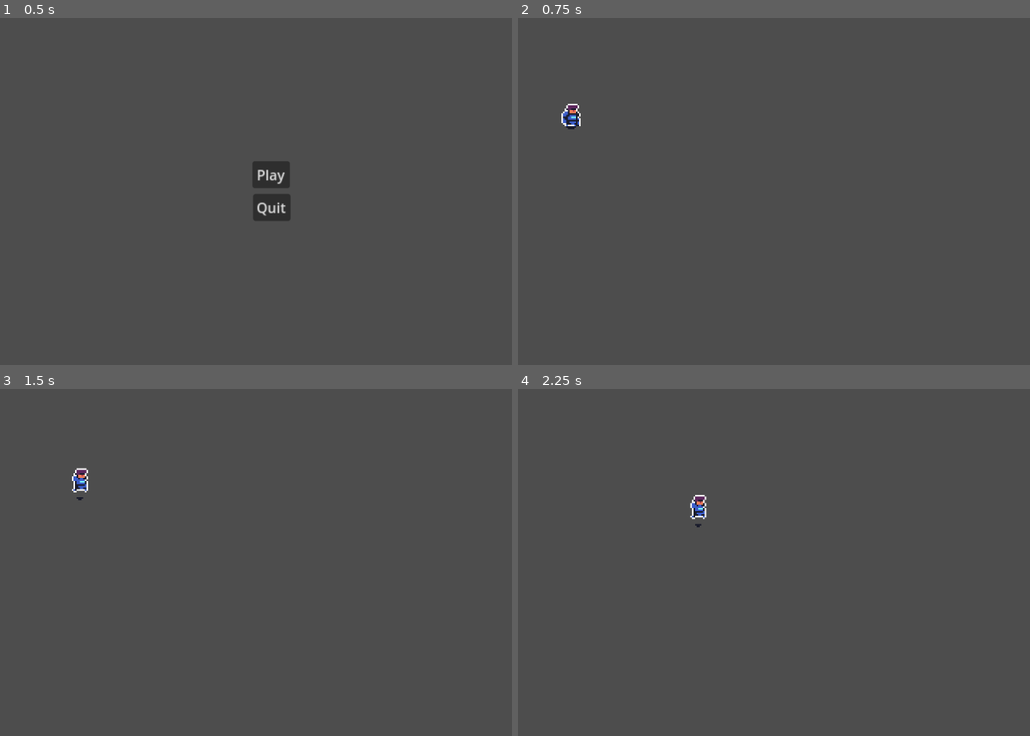
Above: before the commit, frames 1-4 (two rows, left to right).
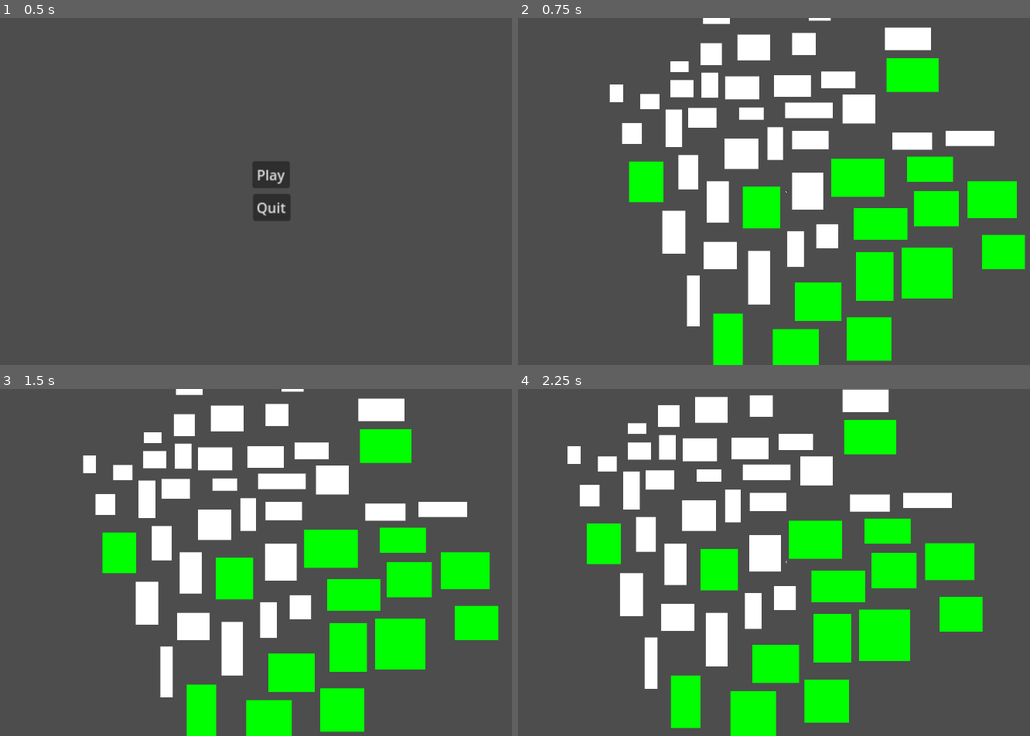
Above: after the commit, the same moments.

Repository: Dev-Makwana44/Lumishot
Game: Godot game, scene res://main.tscn
The game is run twice, just before and just after one commit, with the same random seed, the same clock (stepped at 60 frames per second) and the same inputs.
Inputs:
- Up to frame 1 (0.5 s): no input
- Up to frame 2 (0.75 s): click "Play" at 0.5 s
- Up to frame 3 (1.5 s): tap Enter at 1.25 s; hold Right (ui_right) from 1.28 s (still down)
- Up to frame 4 (2.25 s): release Right (ui_right) at 2.03 s; hold Down (ui_down) from 2.03 s (still down)

Frame 1 is identical in both runs. In frame 2, 28% of the frame differs, in the area x 8-100%, y 0-100%; in frame 3, 27%; in frame 4, 27%.

Commit message:
Began generating rooms.
Currently creates the rooms, separates them, and identifies the best 30% of rooms.

Diff:
--- a/Player/Player.gd
+++ b/Player/Player.gd
@@ -1,8 +1,9 @@
 extends CharacterBody2D
 
 
-const SPEED = 300.0
-const JUMP_VELOCITY = -400.0
+#const SPEED: float = 300.0
+const SPEED: float = 1000.0
+const JUMP_VELOCITY: float = -400.0
 
 
 @onready var anim = get_node("AnimatedSprite2D")
@@ -13,7 +14,7 @@
 func _physics_process(delta):
 	# Get the input direction and handle the movement/deceleration.
 	# As good practice, you should replace UI actions with custom gameplay actions.
-	var x_direction = Input.get_axis("ui_left", "ui_right")
+	var x_direction: int = Input.get_axis("ui_left", "ui_right")
 	if x_direction:
 		#velocity.x = x_direction * SPEED
 		velocity.x = move_toward(velocity.x, x_direction * SPEED, SPEED / 5)
@@ -24,7 +25,7 @@
 	else:
 		velocity.x = move_toward(velocity.x, 0, SPEED / 10)
 
-	var y_direction = Input.get_axis("ui_up", "ui_down")
+	var y_direction: int = Input.get_axis("ui_up", "ui_down")
 	if y_direction:
 		#velocity.y = y_direction * SPEED
 		velocity.y = move_toward(velocity.y, y_direction * SPEED, SPEED / 5)
--- a/Player/Player.tscn
+++ b/Player/Player.tscn
@@ -67,7 +67,4 @@
 animation = &"Idle"
 
 [node name="Camera2D" type="Camera2D" parent="."]
-limit_left = 0
-limit_top = 0
-limit_right = 1150
-limit_bottom = 650
+zoom = Vector2(0.1, 0.1)
--- a/main.gd
+++ b/main.gd
@@ -1,10 +1,9 @@
 extends Node2D
-
 
 # Called when the node enters the scene tree for the first time.
 func _ready():
 	pass # Replace with function body.
-
+	pass
 
 # Called every frame. 'delta' is the elapsed time since the previous frame.
 func _process(delta):
--- a/project.godot
+++ b/project.godot
@@ -15,6 +15,15 @@
 config/features=PackedStringArray("4.2", "Mobile")
 config/icon="res://icon.svg"
 
+[display]
+
+window/size/mode=2
+
+[editor]
+
+version_control/plugin_name="GitPlugin"
+version_control/autoload_on_startup=true
+
 [rendering]
 
 textures/canvas_textures/default_texture_filter=0
--- /dev/null
+++ b/world.gd
@@ -0,0 +1,104 @@
+extends Node2D
+
+class Room extends Node2D:
+	var size: Vector2
+	var mobs: Array
+
+	func _init(width: int, height: int, x_pos: int, y_pos: int):
+		self.size = Vector2(width, height)
+		self.position = Vector2(x_pos, y_pos)
+		self.mobs = []
+
+	func _get_center():
+		return Vector2(self.position.x + (0.5 * self.size.x), self.position.y + (0.5 * self.size.y))
+
+	func _is_too_close(other: Room):
+		if Rect2(self.position, self.size).intersects(Rect2(other.position, other.size)):
+			return true
+		var left: bool = other.position.x + other.size.x < self.position.x
+		var right: bool = self.position.x + self.size.x < other.position.x
+		var bottom: bool = other.position.y + other.size.y < self.position.y
+		var top: bool = self.position.y + self.size.y < other.position.y
+		var dist: float
+		if top and left:
+			dist = (Vector2(self.position.x, self.position.y + self.size.y) - Vector2(other.position.x + other.size.x, other.position.y)).length()
+		elif left and bottom:
+			dist = (Vector2(self.position.x, self.position.y) - Vector2(other.position.x + other.size.x, other.position.y + other.size.y)).length()
+		elif right and bottom:
+			dist = (Vector2(self.position.x + self.size.x, self.position.y) - Vector2(other.position.x, other.position.y + other.size.y)).length()
+		elif right and top:
+			dist = (Vector2(self.position.x + self.size.x, self.position.y + self.size.y) - Vector2(other.position.x, other.position.y)).length()
+		elif left:
+			dist = self.position.x - (other.position.x + other.size.x)
+		elif right:
+			dist = other.position.x - (self.position.x + self.size.x)
+		elif bottom:
+			dist = self.position.y - (other.position.y + other.size.y)
+		elif top:
+			dist = other.position.y - (self.position.y + self.size.y)
+		else:
+			print("ERROR: Room._is_too_close()")
+		return dist < SPACE_BETWEEN_ROOMS
+
+const NUMBER_OF_ROOMS_GENERATED: int = 50
+const SPACE_BETWEEN_ROOMS: int = 100
+
+# Called when the node enters the scene tree for the first time.
+func _ready():
+	var starting_time: int = Time.get_ticks_msec()
+	_generate_dungeon()
+	print(Time.get_ticks_msec() - starting_time)
+
+
+# Called every frame. 'delta' is the elapsed time since the previous frame.
+func _process(delta):
+	pass
+
+func _generate_dungeon() -> void:
+	var rooms = []
+
+	# Create Rooms
+
+	var rng = RandomNumberGenerator.new()
+	for i in range(NUMBER_OF_ROOMS_GENERATED):
+		var width : int = rng.randi_range(200, 1000)
+		var height : int = rng.randi_range(200, 1000)
+		var x_pos: int = rng.randi_range(-100, 100)
+		var y_pos: int = rng.randi_range(-100, 100)
+		rooms.append(Room.new(width, height, x_pos, y_pos))
+
+	# Separate Rooms
+
+	var separation_speed: int = 100
+	var rooms_moved: bool = true
+	while rooms_moved:
+		rooms_moved = false
+		for room_index in range(len(rooms)):
+			var separation_vec: Vector2
+			for other_room_index in range(len(rooms)):
+				#if room_index != other_room_index and (rooms[other_room_index]._get_center() - rooms[room_index]._get_center()).length() < 500:
+				#if room_index != other_room_index and Rect2(rooms[room_index].position, rooms[room_index].size).intersects(Rect2(rooms[other_room_index].position, rooms[other_room_index].size)):
+				if room_index != other_room_index and rooms[room_index]._is_too_close(rooms[other_room_index]):
+					separation_vec = separation_vec - (rooms[other_room_index]._get_center() - rooms[room_index]._get_center())
+					rooms_moved = true
+			var room_velocity = rooms[room_index].transform.y * -1 * separation_speed + separation_vec
+			rooms[room_index].position += room_velocity * 0.3
+
+	_create_room_nodes(rooms)
+
+func _create_room_nodes(rooms: Array) -> void:
+	var number_of_main_rooms: int = int(len(rooms) * 0.3)
+	rooms.sort_custom(_room_comparison)
+	for room in rooms:
+		var room_node = ColorRect.new()
+		room_node.size.x = room.size.x
+		room_node.size.y = room.size.y
+		room_node.position.x = room.position.x
+		room_node.position.y = room.position.y
+		if number_of_main_rooms > 0:
+			room_node.color = Color(0, 255, 0)
+		number_of_main_rooms -= 1
+		add_child(room_node)
+
+func _room_comparison(a: Room, b: Room):
+	return a.size.x * a.size.y > b.size.x * b.size.y
--- a/world.tscn
+++ b/world.tscn
@@ -1,8 +1,15 @@
-[gd_scene load_steps=2 format=3 uid="uid://ccyqf1eriwngl"]
+[gd_scene load_steps=3 format=3 uid="uid://ccyqf1eriwngl"]
 
+[ext_resource type="Script" path="res://world.gd" id="1_1yueh"]
 [ext_resource type="PackedScene" uid="uid://cakxa05kasxk6" path="res://Player/Player.tscn" id="1_07yc4"]
 
 [node name="World" type="Node2D"]
+script = ExtResource("1_1yueh")
 
 [node name="Player" parent="." instance=ExtResource("1_07yc4")]
 position = Vector2(172, 184)
+
+[node name="Panel" type="Panel" parent="."]
+visible = false
+offset_right = 40.5
+offset_bottom = 40.0
Not shown, added: godot-git-plugin-v3.1.1/godot-git-plugin-v3.1.1/addons/godot-git-plugin/plugin.cfg
Not shown, added: godot-git-plugin-v3.1.1/godot-git-plugin-v3.1.1/addons/godot-git-plugin/LICENSE
Not shown, added: godot-git-plugin-v3.1.1/godot-git-plugin-v3.1.1/addons/godot-git-plugin/THIRDPARTY.md
Not shown, added: godot-git-plugin-v3.1.1/godot-git-plugin-v3.1.1/addons/godot-git-plugin/git_plugin.gdextension
Not shown, added: godot-git-plugin-v3.1.1/godot-git-plugin-v3.1.1/addons/godot-git-plugin/linux/libgit_plugin.linux.editor.x86_64.so
Not shown, added: godot-git-plugin-v3.1.1/godot-git-plugin-v3.1.1/addons/godot-git-plugin/macos/libgit_plugin.macos.editor.universal.dylib
Not shown, added: godot-git-plugin-v3.1.1/godot-git-plugin-v3.1.1/addons/godot-git-plugin/win64/libgit_plugin.windows.editor.x86_64.dll
Not shown, added: godot-git-plugin-v3.1.1/godot-git-plugin-v3.1.1/addons/godot-git-plugin/win64/libgit_plugin.windows.editor.x86_64.exp
Not shown, added: godot-git-plugin-v3.1.1/godot-git-plugin-v3.1.1/addons/godot-git-plugin/win64/libgit_plugin.windows.editor.x86_64.lib
Not shown, added: godot-git-plugin-v3.1.1/godot-git-plugin-v3.1.1/addons/godot-git-plugin/win64/~libgit_plugin.windows.editor.x86_64.dll
Not shown, added: wor3BA7.tmp
